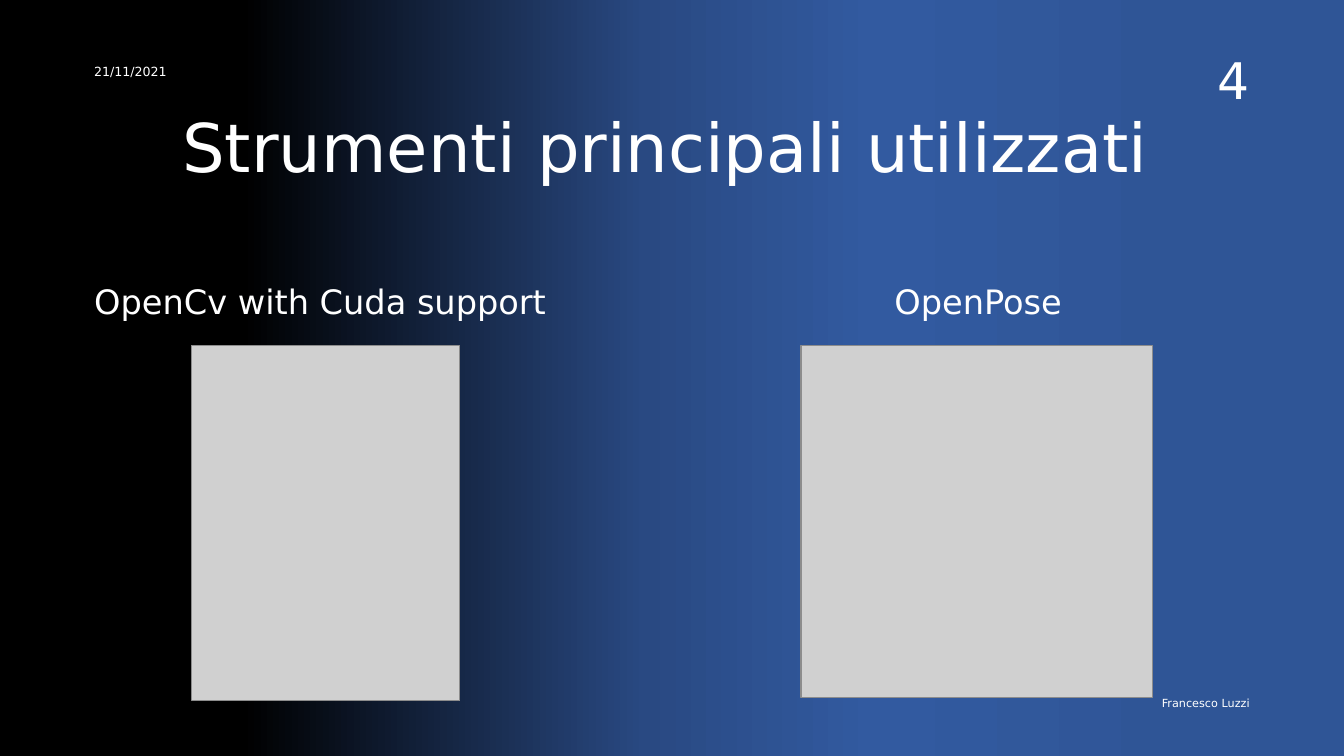
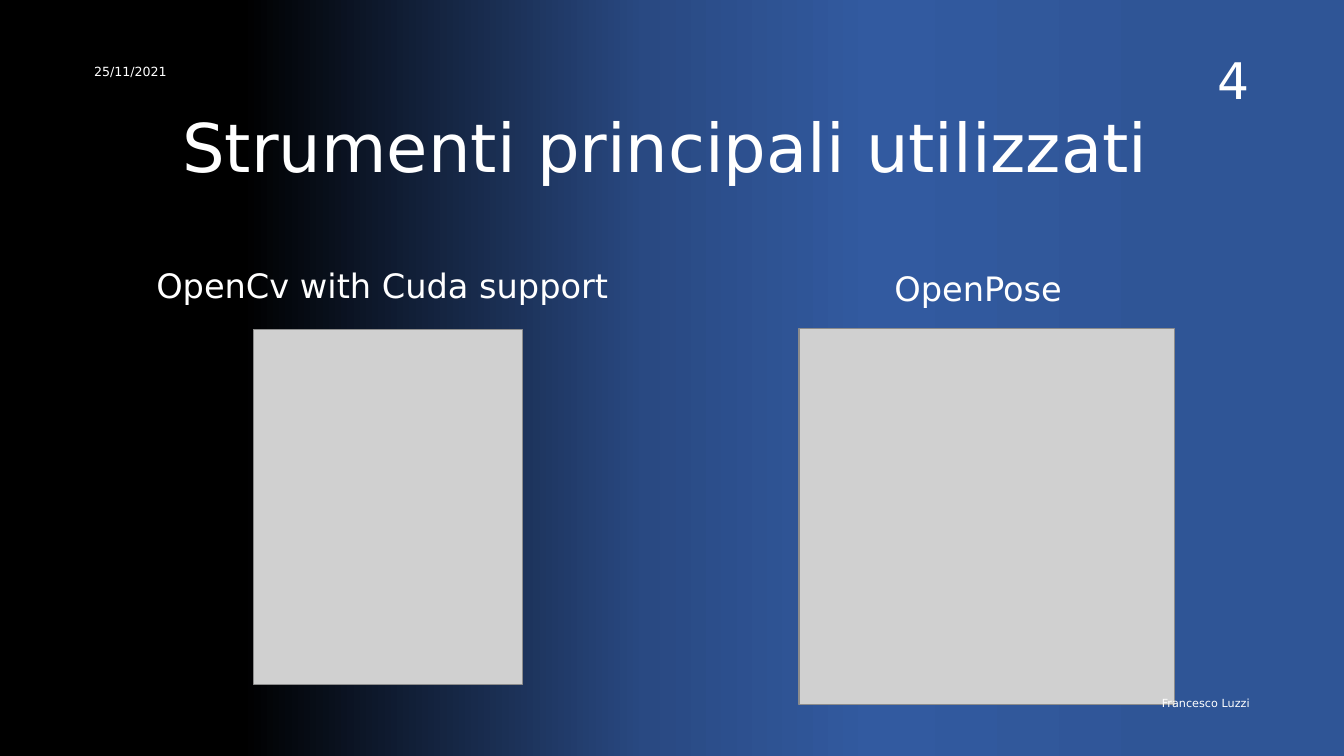
Before and after one commit to FrancescoLuzzi/Tesi, a slide deck: slide 4 of Presentazione.pptx. Drawn at 1344x756 pixels with LibreOffice and Linux fonts; fonts in the diff are those of the drawing; grey boxes stand for pictures. Boxes give left, top, right and bottom in pixels: in the first picture for what was removed or moved away, otherwise in the second. Text is boxed around its words. In the diff, an @@ line names an element or a change of style, - is before the commit and + after.

```diff
--- a/Presentazione.pptx
+++ b/Presentazione.pptx
@@ text at [94, 66, 167, 78]: text changed @@
-21/11/2021
+25/11/2021
@@ text "OpenCv with Cuda support": place and size @@
-text "OpenCv with Cuda support" at [94, 288, 546, 321]
+text "OpenCv with Cuda support" at [156, 272, 608, 305]
@@ text "OpenPose": place and size @@
-text "OpenPose" at [894, 289, 1061, 321]
+text "OpenPose" at [894, 276, 1061, 308]
@@ picture: place and size @@
-picture at [802, 346, 1152, 697]
+picture at [800, 329, 1176, 705]
@@ picture: place and size @@
-picture at [192, 346, 460, 701]
+picture at [254, 330, 522, 685]
```
Also in this commit, not shown: 12 other slides changed.
